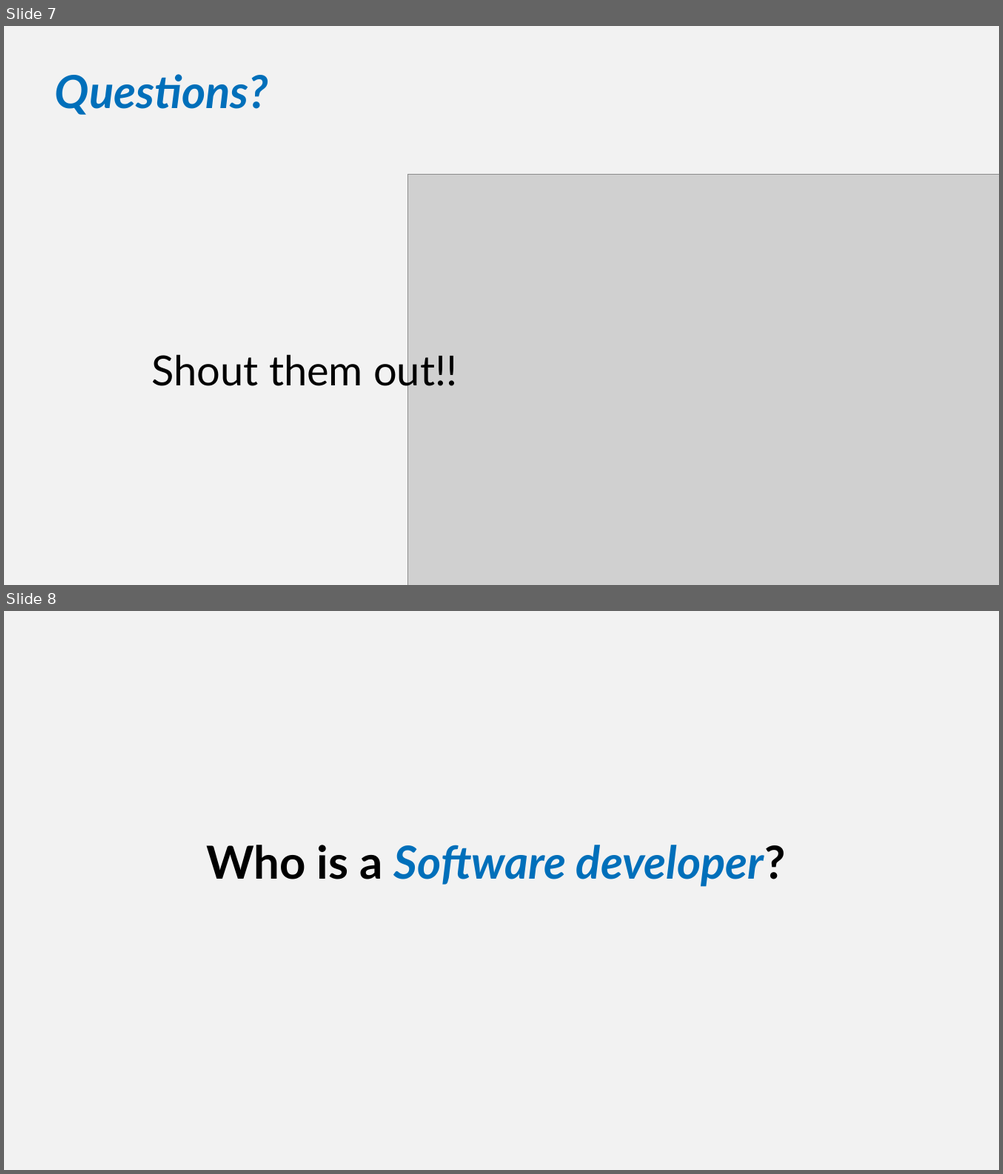
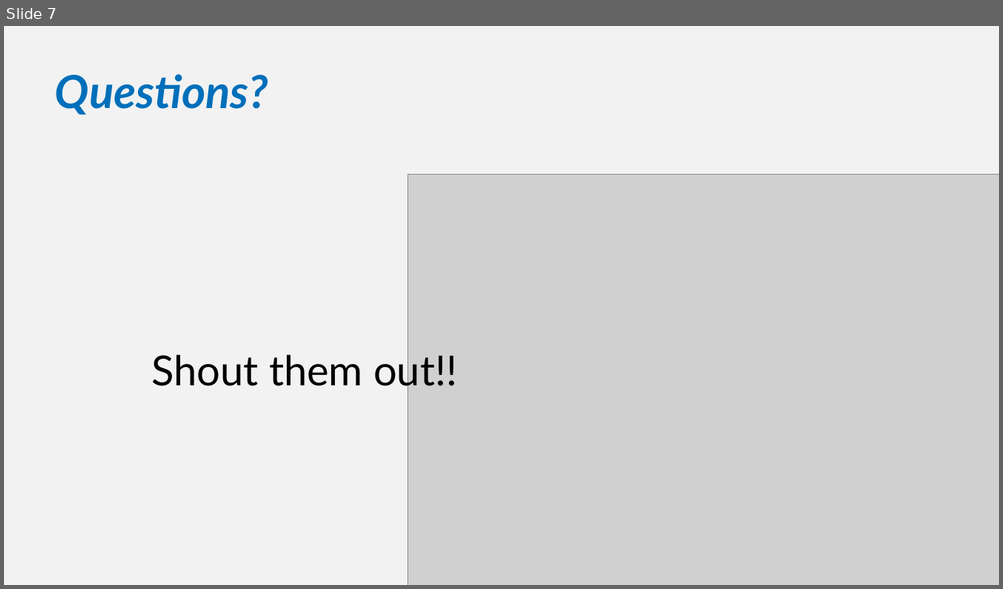
Before and after one commit to SQLShark/MachineLearningFromModelToProduction, a slide deck: Slides/M0 - Introduction.pptx. Shown one above the other, each under a label of ours: slides 7 and 8 before the commit, slide 7 after it. The pictures are 1003x1174 and 1003x589 pixels, drawn with LibreOffice and Linux fonts; fonts in the diff are those of the drawing; grey boxes stand for pictures; background and template pictures are left out. Boxes give left, top, right and bottom in pixels: in the first picture for what was removed or moved away, otherwise in the second. Text is boxed around its words. In the diff, an @@ line names an element or a change of style, - is before the commit and + after.

```diff
--- a/Slides/M0 - Introduction.pptx
+++ b/Slides/M0 - Introduction.pptx
@@ slide 8 removed at [4, 611, 999, 1170], background #F2F2F2 @@
@@ text removed at [206, 845, 785, 887] @@
-Who is a Software developer?
```
Also in this commit, not shown: 3 slides changed, 1 slide added, 1 other slide removed, 4 other files.
